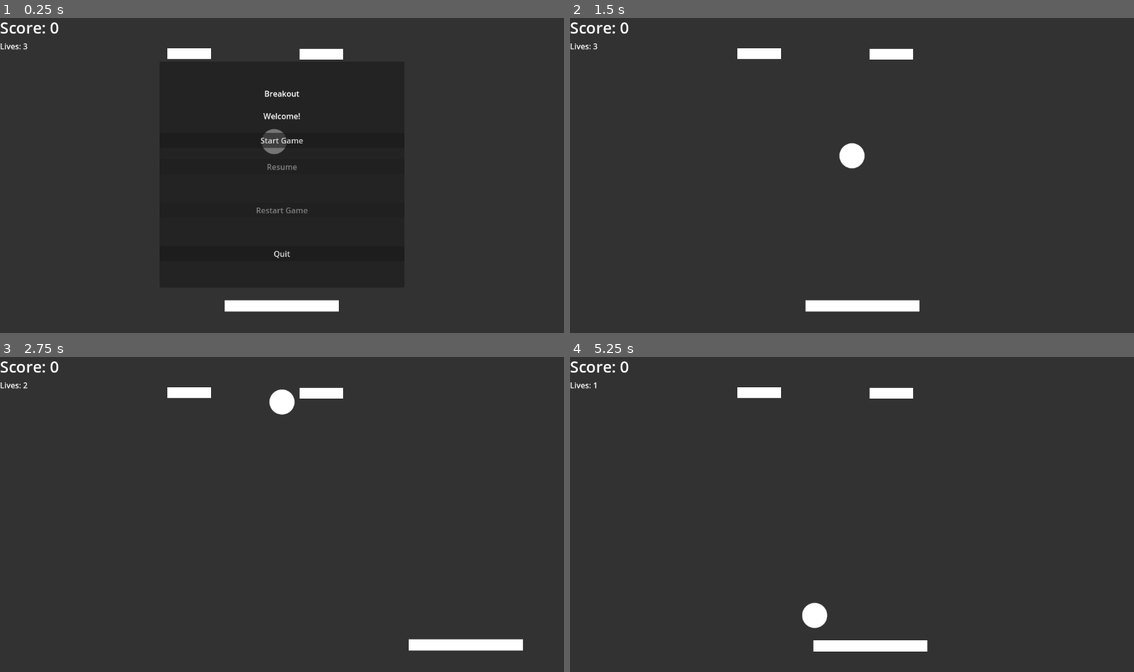
Above: before the commit, frames 1-4 (two rows, left to right).
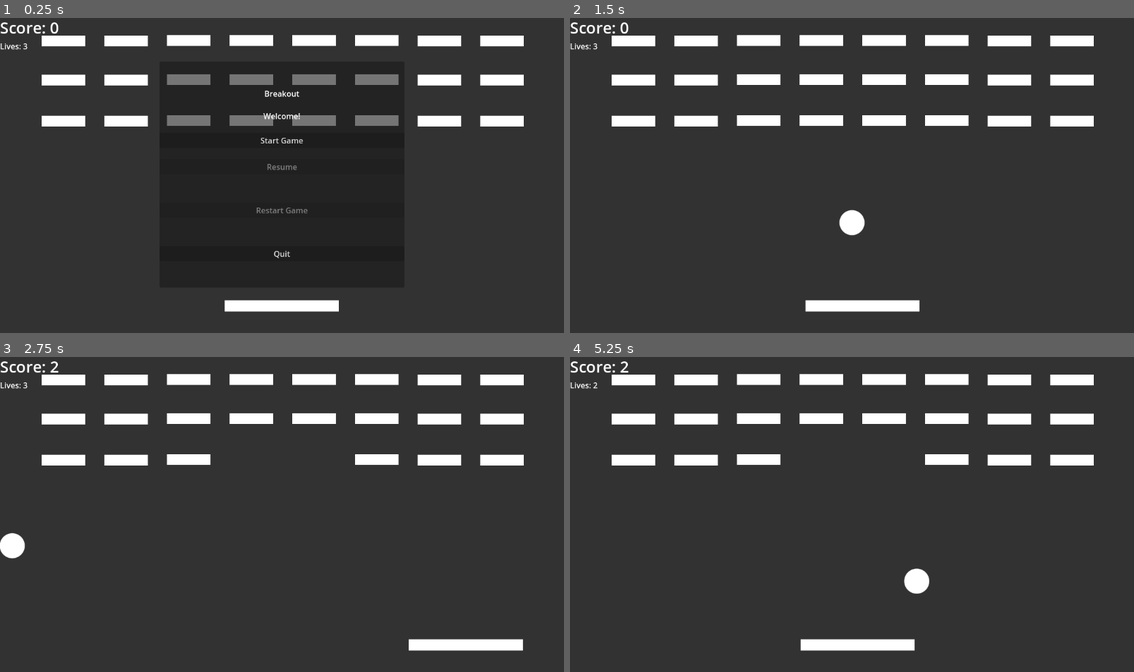
Above: after the commit, the same moments.

Repository: Aratch/20gch-02-breakout
Game: Godot game, scene res://main.tscn
Two runs of this game, one before a commit and one after it. Both use one fixed random seed, a clock stepped at 60 frames per second and the inputs below.
Inputs:
- Up to frame 1 (0.25 s): no input
- Up to frame 2 (1.5 s): click "Start Game" at 0.5 s; hold D (move_right) from 1.28 s (still down); hold Space (shoot) from 1.28 s (still down)
- Up to frame 3 (2.75 s): release D (move_right) at 2.03 s; release Space (shoot) at 2.03 s; hold A (move_left) from 2.03 s (still down); tap Space (shoot) at 2.1 s
- Up to frame 4 (5.25 s): release A (move_left) at 2.78 s; hold Space (shoot) 2.78-3.53 s; hold D (move_right) 2.78-4.28 s; tap Space (shoot) at 3.6, 5.1 s; hold Space (shoot) 4.28-5.03 s; hold A (move_left) from 4.28 s (still down)

The runs differ from the first frame. In frame 1, 7.3% of the frame differs, in the area x 7-93%, y 5-44%; in frame 2, 7.7%, in the area x 7-93%, y 5-70%; in frame 3, 7.2%; in frame 4, 7.6%.

Commit message:
Implement shooting the ball in a hacky way

Diff:
--- a/autoload/event_bus.gd
+++ b/autoload/event_bus.gd
@@ -4,3 +4,27 @@
 signal brick_broken(which: Brick)
 signal game_paused
 signal game_unpaused
+
+# TODO: Maybe don't do this?
+## key: StringName (requested)
+## val: Array[Node] (the nodes to be notified)
+#var reference_requests : Dictionary = {}
+#var node_references : Dictionary = {}
+
+#signal node_registered(name: StringName)
+
+#func _ready() -> void:
+	#node_registered.connect(_on_node_registered)
+
+#func _on_node_registered(name: StringName):
+	#if name in reference_requests:
+		#pass
+
+#func request_node_ref(from: Node, name: StringName):
+	#if name not in node_references:
+		#await node_registered
+	#return node_references.get(name)
+
+#func register_node_ref(node: Node, name: StringName):
+	#node_references[name] = node
+	#node_registered.emit(name)
--- a/main.gd
+++ b/main.gd
@@ -19,7 +19,7 @@
 
 func _start_new_round() -> void:
 	#$Paddle._start_game()
-	$Ball._start_game()
+	%Ball._start_game()
 
 func pause() -> void:
 	paused = true
@@ -56,23 +56,33 @@
 		else:
 			unpause()
 
+func move_ball_to_paddle():
+	%Ball.global_position = $Paddle.ball_marker.global_position
+
+func _physics_process(delta: float) -> void:
+	if %Ball.stationary:
+		%Ball.global_position = $Paddle.ball_marker.global_position
+
 func _ready() -> void:
 	for node in get_tree().get_nodes_in_group(&"bricks"):
 		var brick := node as Brick
 		bricks.append(brick)
 
-	ball = $Ball
-	$Ball.ball_exited.connect(_on_ball_exited)
+	ball = %Ball
+	%Ball.ball_exited.connect(_on_ball_exited)
+	%Ball.ball_to_paddle_requested.connect(move_ball_to_paddle)
 
-	game_paused.connect($Ball.pause)
+	game_paused.connect(%Ball.pause)
 	game_paused.connect($Paddle.pause)
 
-	game_unpaused.connect($Ball.unpause)
+	game_unpaused.connect(%Ball.unpause)
 	game_unpaused.connect($Paddle.unpause)
+
 
 	%MenuLayer.start_game_button.pressed.connect(func():
 		game_ready.emit()
 		started = true
+		%LivesLabel.reset()
 		%MenuLayer.start_game()
 		)
 	%MenuLayer.resume_button.pressed.connect(func():
--- a/main.tscn
+++ b/main.tscn
@@ -26,6 +26,11 @@
 position = Vector2(576, 592)
 rotation = 1.5708
 is_player = true
+
+[node name="Ball" parent="Paddle" instance=ExtResource("2_kadcf")]
+unique_name_in_owner = true
+position = Vector2(-336, 16)
+rotation = -1.5708
 
 [node name="Boundaries" type="StaticBody2D" parent="."]
 
@@ -56,15 +61,78 @@
 layout_mode = 2
 script = ExtResource("5_xxxfr")
 
-[node name="Ball" parent="." instance=ExtResource("2_kadcf")]
-position = Vector2(560, 256)
-
 [node name="MenuLayer" parent="." instance=ExtResource("7_fh1wi")]
 unique_name_in_owner = true
 visible = false
 
 [node name="Brick" parent="." instance=ExtResource("8_amsgt")]
-position = Vector2(385, 76)
+position = Vector2(128, 50)
 
 [node name="Brick2" parent="." instance=ExtResource("8_amsgt")]
-position = Vector2(655, 77)
+position = Vector2(256, 50)
+
+[node name="Brick3" parent="." instance=ExtResource("8_amsgt")]
+position = Vector2(384, 49)
+
+[node name="Brick4" parent="." instance=ExtResource("8_amsgt")]
+position = Vector2(512, 49)
+
+[node name="Brick5" parent="." instance=ExtResource("8_amsgt")]
+position = Vector2(640, 49)
+
+[node name="Brick6" parent="." instance=ExtResource("8_amsgt")]
+position = Vector2(768, 49)
+
+[node name="Brick7" parent="." instance=ExtResource("8_amsgt")]
+position = Vector2(896, 50)
+
+[node name="Brick8" parent="." instance=ExtResource("8_amsgt")]
+position = Vector2(1024, 50)
+
+[node name="Brick9" parent="." instance=ExtResource("8_amsgt")]
+position = Vector2(128, 130)
+
+[node name="Brick10" parent="." instance=ExtResource("8_amsgt")]
+position = Vector2(256, 130)
+
+[node name="Brick11" parent="." instance=ExtResource("8_amsgt")]
+position = Vector2(384, 129)
+
+[node name="Brick12" parent="." instance=ExtResource("8_amsgt")]
+position = Vector2(512, 129)
+
+[node name="Brick13" parent="." instance=ExtResource("8_amsgt")]
+position = Vector2(640, 129)
+
+[node name="Brick14" parent="." instance=ExtResource("8_amsgt")]
+position = Vector2(768, 129)
+
+[node name="Brick15" parent="." instance=ExtResource("8_amsgt")]
+position = Vector2(896, 130)
+
+[node name="Brick16" parent="." instance=ExtResource("8_amsgt")]
+position = Vector2(1024, 130)
+
+[node name="Brick17" parent="." instance=ExtResource("8_amsgt")]
+position = Vector2(128, 214)
+
+[node name="Brick18" parent="." instance=ExtResource("8_amsgt")]
+position = Vector2(256, 214)
+
+[node name="Brick19" parent="." instance=ExtResource("8_amsgt")]
+position = Vector2(384, 213)
+
+[node name="Brick20" parent="." instance=ExtResource("8_amsgt")]
+position = Vector2(512, 213)
+
+[node name="Brick21" parent="." instance=ExtResource("8_amsgt")]
+position = Vector2(640, 213)
+
+[node name="Brick22" parent="." instance=ExtResource("8_amsgt")]
+position = Vector2(768, 213)
+
+[node name="Brick23" parent="." instance=ExtResource("8_amsgt")]
+position = Vector2(896, 214)
+
+[node name="Brick24" parent="." instance=ExtResource("8_amsgt")]
+position = Vector2(1024, 214)
--- a/scenes/ball.tscn
+++ b/scenes/ball.tscn
@@ -7,6 +7,7 @@
 radius = 25.0
 
 [node name="Ball" type="CharacterBody2D"]
+top_level = true
 motion_mode = 1
 script = ExtResource("1_gbcbo")
 
--- a/scenes/paddle.tscn
+++ b/scenes/paddle.tscn
@@ -25,3 +25,6 @@
 [node name="CollisionShape2D" type="CollisionShape2D" parent="."]
 position = Vector2(-1.5, -0.5)
 shape = SubResource("RectangleShape2D_e2jd4")
+
+[node name="BallMarker" type="Marker2D" parent="."]
+position = Vector2(-50, 0)
--- a/scripts/ball.gd
+++ b/scripts/ball.gd
@@ -8,9 +8,10 @@
 var ball_sprite : BallSprite
 var vis_notifier : VisibleOnScreenNotifier2D
 
-const START_DIRECTIONS := [Vector2.UP]
+var stationary := false
 
 signal ball_exited
+signal ball_to_paddle_requested
 
 func _set_up_setters():
 	collision_shape.changed.connect(func ():
@@ -23,15 +24,28 @@
 		)
 
 func _set_to_initial_pos() -> void:
-	var window_size := DisplayServer.window_get_size()
-	position.x = window_size.x / 2.0
-	position.y = window_size.y / 2.0
+	stationary = true
+	velocity = Vector2.ZERO
+	current_speed = 0.0
+	##top_level = false
+	#set_deferred(&"top_level", false)
+	ball_to_paddle_requested.emit()
 
 func _start_game() -> void:
+	#unpause()
+	_set_to_initial_pos()
+
+func shoot():
 	unpause()
-	_set_to_initial_pos()
+	#top_level = true
+	#set_deferred(&"top_level", true)
 	current_speed = SPEED
-	velocity = START_DIRECTIONS.pick_random()
+	velocity = Vector2.UP
+	stationary = false
+
+func _input(event: InputEvent) -> void:
+	if stationary and event.is_action_pressed(&"shoot"):
+		shoot()
 
 func pause() -> void:
 	set_physics_process(false)
--- a/scripts/paddle.gd
+++ b/scripts/paddle.gd
@@ -4,6 +4,7 @@
 
 var collision_shape : RectangleShape2D
 var color_rect : ColorRect
+@onready var ball_marker : Marker2D = $BallMarker
 
 const SPEED = 800.0
 const ACCEL = 1000.0
